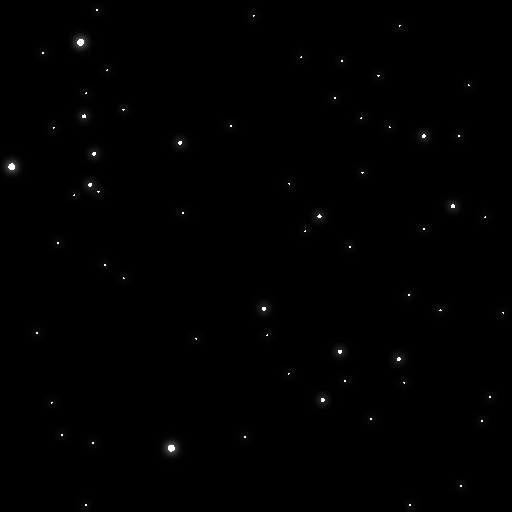
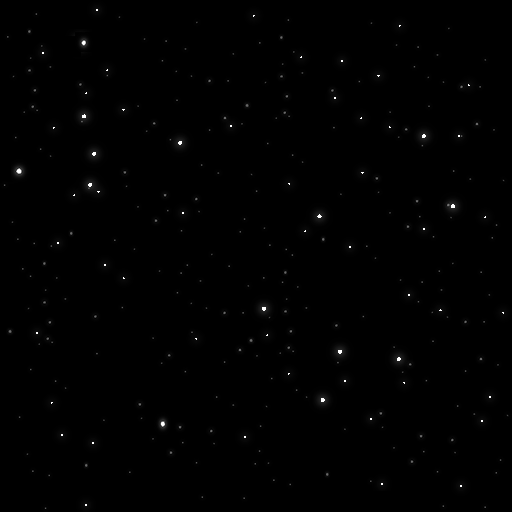
Layers edited between the first and the second (512, 512) image:
added layer "레이어 11" (addition, 41%) above "레이어 6" over 0, 12, 509, 512
painted on "레이어 6" over 0, 28, 429, 512
added layer "레이어 7" above "레이어 5" over 0, 12, 509, 512
